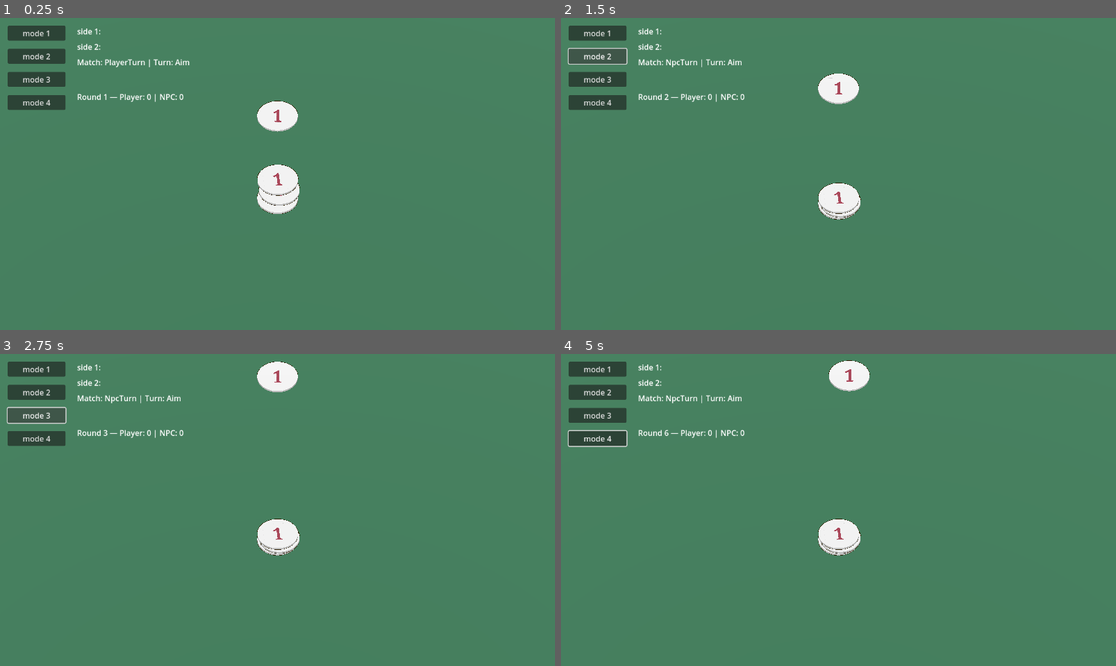
Above: before the commit, frames 1-4 (two rows, left to right).
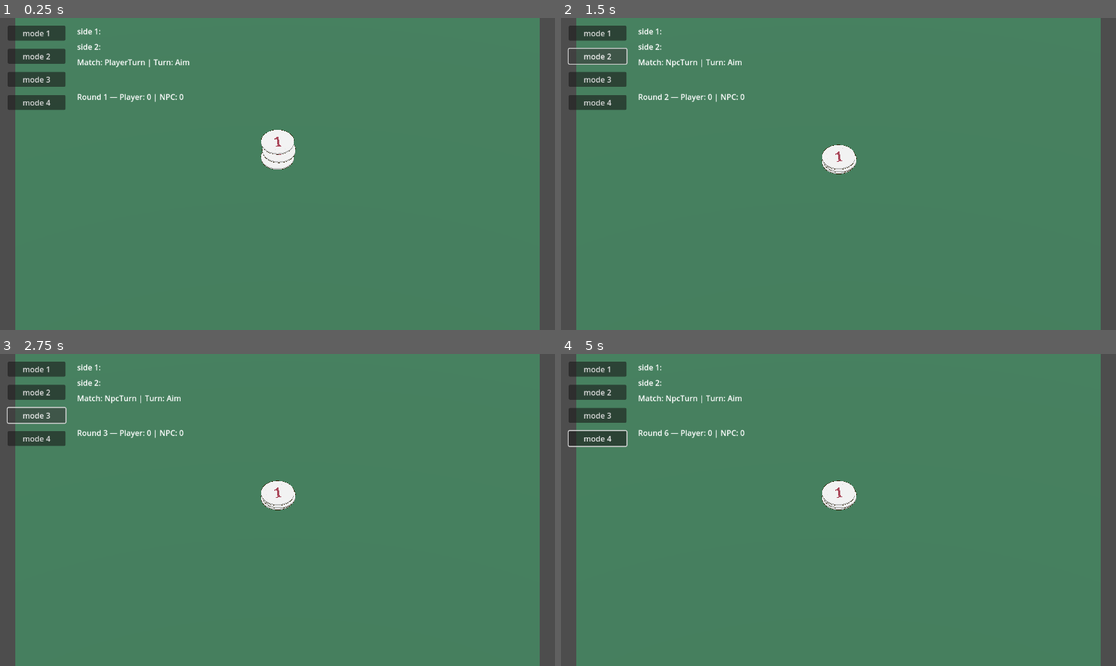
Above: after the commit, the same moments.

Repository: radiokilcat/battlecaps
Game: Godot game, scene res://scenes/Main.tscn
Two runs of this game, one before a commit and one after it. Both use one fixed random seed, a clock stepped at 60 frames per second and the inputs below.
Inputs (mouse positions are in pixels of both pictures, inside the frame that each line leads up to):
- Up to frame 1 (0.25 s): no input
- Up to frame 2 (1.5 s): click "mode 1" at 0.5 s; click "mode 2" at 1.25 s
- Up to frame 3 (2.75 s): click "mode 3" at 2 s
- Up to frame 4 (5 s): click "mode 4" at 2.75 s; tap Enter at 3.5 s; drag from (705, 450) to (894, 441) at 3.52 s; drag from (727, 525) to (810, 572) at 4.27 s

The runs differ from the first frame. In frame 1, 7.4% of the frame differs, in the area x 0-100%, y 0-100%; in frame 2, 7.0%; in frame 3, 7.0%; in frame 4, 7.0%.

Commit message:
make separate caps with outline

Diff:
--- a/scenes/Main.tscn
+++ b/scenes/Main.tscn
@@ -18,7 +18,8 @@
 [ext_resource type="Script" uid="uid://cudhhlmuluhij" path="res://src/npcController.gd" id="14_fs0b5"]
 [ext_resource type="Script" uid="uid://dan2edwxh8ktg" path="res://src/physicsManager.gd" id="15_ma7h6"]
 [ext_resource type="Script" uid="uid://cnqdwimmwf3c5" path="res://src/scoreManager.gd" id="16_e2s0e"]
-[ext_resource type="PackedScene" uid="uid://lyfk6iegw54e" path="res://scenes/cap.tscn" id="17_ft6cd"]
+[ext_resource type="PackedScene" uid="uid://sao6npr02rqe" path="res://scenes/slammer.tscn" id="19_nfivy"]
+[ext_resource type="Script" uid="uid://o5jfayph4smt" path="res://src/slam.gd" id="20_1nqs0"]
 
 [sub_resource type="StandardMaterial3D" id="StandardMaterial3D_o5qli"]
 albedo_color = Color(0.266667, 0.517647, 0.376471, 1)
@@ -34,14 +35,16 @@
 script = ExtResource("1_0wfyh")
 
 [node name="Camera3D" type="Camera3D" parent="."]
-transform = Transform3D(1, 0, 0, 0, 0.695913, 0.718126, 0, -0.718126, 0.695913, 0, 9.71932, 7.88425)
+transform = Transform3D(1, 0, 0, 0, 0.707107, 0.707107, 0, -0.707107, 0.707107, 0, 19, 19)
 projection = 1
-size = 7.667
+current = true
+size = 9.476
 
 [node name="DirectionalLight3D" type="DirectionalLight3D" parent="."]
 transform = Transform3D(1, 0, 0, 0, 0.483817, 0.875169, 0, -0.875169, 0.483817, 0, 11.1758, 0)
 
 [node name="floor" type="StaticBody3D" parent="."]
+collision_layer = 2
 
 [node name="CSGBox3D" type="CSGBox3D" parent="floor"]
 size = Vector3(15.9531, 1, 16.0889)
@@ -187,11 +190,12 @@
 
 [node name="PlayerController" type="Node" parent="." node_paths=PackedStringArray("active_cap")]
 script = ExtResource("13_36rkl")
-active_cap = NodePath("../BitCap")
+active_cap = NodePath("../PlayerSlamCap")
 camera_3d_path = NodePath("../Camera3D")
 
-[node name="NpcController" type="Node" parent="."]
+[node name="NpcController" type="Node" parent="." node_paths=PackedStringArray("active_cap")]
 script = ExtResource("14_fs0b5")
+active_cap = NodePath("../NpcSlamCap")
 
 [node name="PhysicsManager" type="Node" parent="."]
 script = ExtResource("15_ma7h6")
@@ -199,4 +203,18 @@
 [node name="ScoreManager" type="Node" parent="."]
 script = ExtResource("16_e2s0e")
 
-[node name="BitCap" parent="." instance=ExtResource("17_ft6cd")]
+[node name="PlayerSlamCap" parent="." instance=ExtResource("19_nfivy")]
+transform = Transform3D(1, 0, 0, 0, 1, 0, 0, 0, 1, 0, 3, 0)
+script = ExtResource("20_1nqs0")
+use_editor_start = true
+start_xform = Transform3D(1, 0, 0, 0, 1, 0, 0, 0, 1, 0, 0, 0)
+lift_mm = 2.0
+hide_when_inactive = true
+
+[node name="NpcSlamCap" parent="." instance=ExtResource("19_nfivy")]
+transform = Transform3D(1, 0, 0, 0, 1, 0, 0, 0, 1, 0, 3.1303, 0)
+script = ExtResource("20_1nqs0")
+use_editor_start = true
+start_xform = Transform3D(1, 0, 0, 0, 1, 0, 0, 0, 1, 0, 0, 0)
+lift_mm = 2.0
+hide_when_inactive = true
--- a/scenes/cap.tscn
+++ b/scenes/cap.tscn
@@ -24,10 +24,11 @@
 grow_amount = 0.01
 
 [sub_resource type="CylinderMesh" id="CylinderMesh_iyhi0"]
-material = SubResource("StandardMaterial3D_u0vhw")
+material = SubResource("StandardMaterial3D_8taoh")
 height = 0.05
 
 [node name="Cap" type="RigidBody3D"]
+collision_mask = 3
 mass = 2.0
 physics_material_override = SubResource("PhysicsMaterial_u0vhw")
 center_of_mass_mode = 1
@@ -35,9 +36,6 @@
 linear_damp = 0.5
 angular_damp = 1.0
 script = ExtResource("1_iyhi0")
-top_value = null
-bottom_value = null
-owner_id = null
 
 [node name="CollisionShape3D" type="CollisionShape3D" parent="."]
 shape = SubResource("CylinderShape3D_u0vhw")
--- /dev/null
+++ b/scenes/slammer.tscn
@@ -0,0 +1,40 @@
+[gd_scene load_steps=9 format=3 uid="uid://sao6npr02rqe"]
+
+[ext_resource type="Script" uid="uid://ce7jdxiyqt06n" path="res://src/cap.gd" id="1_60eae"]
+[ext_resource type="Shader" uid="uid://bwgoi24o3fgyb" path="res://shaders/capOutline.gdshader" id="1_qp5bv"]
+
+[sub_resource type="CylinderShape3D" id="CylinderShape3D_rew06"]
+height = 0.08
+radius = 0.52
+
+[sub_resource type="StandardMaterial3D" id="StandardMaterial3D_60eae"]
+albedo_color = Color(0.162066, 0.162066, 0.162066, 1)
+
+[sub_resource type="CylinderMesh" id="CylinderMesh_3nnse"]
+material = SubResource("StandardMaterial3D_60eae")
+height = 0.05
+
+[sub_resource type="ShaderMaterial" id="ShaderMaterial_sd645"]
+
+[sub_resource type="CylinderMesh" id="CylinderMesh_qp5bv"]
+height = 0.05
+
+[sub_resource type="ShaderMaterial" id="ShaderMaterial_60eae"]
+render_priority = 0
+shader = ExtResource("1_qp5bv")
+
+[node name="Slammer" type="RigidBody3D"]
+collision_mask = 3
+script = ExtResource("1_60eae")
+
+[node name="CollisionShape3D" type="CollisionShape3D" parent="."]
+shape = SubResource("CylinderShape3D_rew06")
+
+[node name="CapBody" type="MeshInstance3D" parent="."]
+mesh = SubResource("CylinderMesh_3nnse")
+skeleton = NodePath("")
+surface_material_override/0 = SubResource("ShaderMaterial_sd645")
+
+[node name="CapOutline" type="MeshInstance3D" parent="."]
+mesh = SubResource("CylinderMesh_qp5bv")
+surface_material_override/0 = SubResource("ShaderMaterial_60eae")
--- /dev/null
+++ b/shaders/capOutline.gdshader
@@ -0,0 +1,15 @@
+shader_type spatial;
+render_mode unshaded, cull_front;
+
+void vertex() {
+    VERTEX += NORMAL * 0.02;
+}
+
+void fragment() {
+    ALBEDO = vec3(0.0, 0.0, 0.0);
+}
+
+//void light() {
+//	// Called for every pixel for every light affecting the material.
+//	// Uncomment to replace the default light processing function with this one.
+//}
--- /dev/null
+++ b/shaders/slammer.gdshader
@@ -0,0 +1,6 @@
+shader_type spatial;
+render_mode cull_back;
+
+void fragment() {
+    ALBEDO = vec3(1.0, 1.0, 1.0);
+}
--- a/src/MatchSM/init.gd
+++ b/src/MatchSM/init.gd
@@ -17,7 +17,7 @@
 @onready var turn_sm: Node           = $"../../TurnSM"
 @onready var player_controller: Node = $"../../PlayerController"
 @onready var npc_controller: Node    = $"../../NpcController"
-@onready var active_cap: Node        = $"../../BitCap"
+@onready var active_cap: Node        = $"../../PlayerSlamCap"
 
 func stack_caps():
 	var cap_count = caps_stack_size
@@ -55,7 +55,6 @@
 
 
 func _enter(_data := {}) -> void:
-	# Выключаем TurnSM на время подготовки
 	if turn_sm:
 		turn_sm.set_process(false)
 		turn_sm.set_process_input(false)
--- /dev/null
+++ b/src/slam.gd
@@ -0,0 +1,65 @@
+extends RigidBody3D
+
+signal cap_stopped(result: Globals.DIR_POS, owner: int)
+
+@export var top_value: int = 1
+@export var bottom_value: int = 1
+@export var owner_id: int = 1
+
+@export var use_editor_start := true       # брать стартовую позу из того, как стоит в сцене
+@export var start_xform: Transform3D       # сюда можно руками сохранить позу (если use_editor_start=false)
+@export var lift_mm := 2.0                 # чуть приподнимем при ресете, чтобы не клипалось о стол
+@export var hide_when_inactive := true  # опционально: прятать неактивную битку
+
+
+var is_stopped = false
+
+func set_active() -> void:
+	reset_to_start()
+	freeze = false
+	sleeping = false
+	if hide_when_inactive and (self is Node3D):
+		visible = true
+
+func set_inactive() -> void:
+	linear_velocity = Vector3.ZERO
+	angular_velocity = Vector3.ZERO
+	freeze = true
+	sleeping = true
+	if hide_when_inactive and (self is Node3D):
+		visible = false
+
+
+func _ready() -> void:
+	if use_editor_start:
+		start_xform = global_transform
+	set_inactive()  # по умолчанию обе заморожены
+
+func set_start_from_current() -> void:
+	start_xform = global_transform
+
+func reset_to_start() -> void:
+	if start_xform == Transform3D():
+		return
+	var xf := start_xform
+	xf.origin += xf.basis.y.normalized() * (lift_mm * 0.001)
+
+	global_transform = xf
+	set_inactive()
+
+func _physics_process(delta):
+	if is_stopped:
+		return
+
+	if linear_velocity.length() < 0.05 and angular_velocity.length() < 0.05:
+		is_stopped = true
+		emit_result()
+
+func emit_result():
+	var up_vector = global_transform.basis.y
+	if up_vector.dot(Vector3.UP) > 0.9:
+		emit_signal("cap_stopped", Globals.DIR_POS.UP,  owner_id)
+	elif up_vector.dot(Vector3.DOWN) > 0.9:
+		emit_signal("cap_stopped", Globals.DIR_POS.DOWN, owner_id)
+	else:
+		emit_signal("cap_stopped", Globals.DIR_POS.RIB, owner_id)
Not shown: 1 places in scenes/Main.tscn that only renumber resources
Not shown: 1 places in scenes/cap.tscn that only renumber resources
